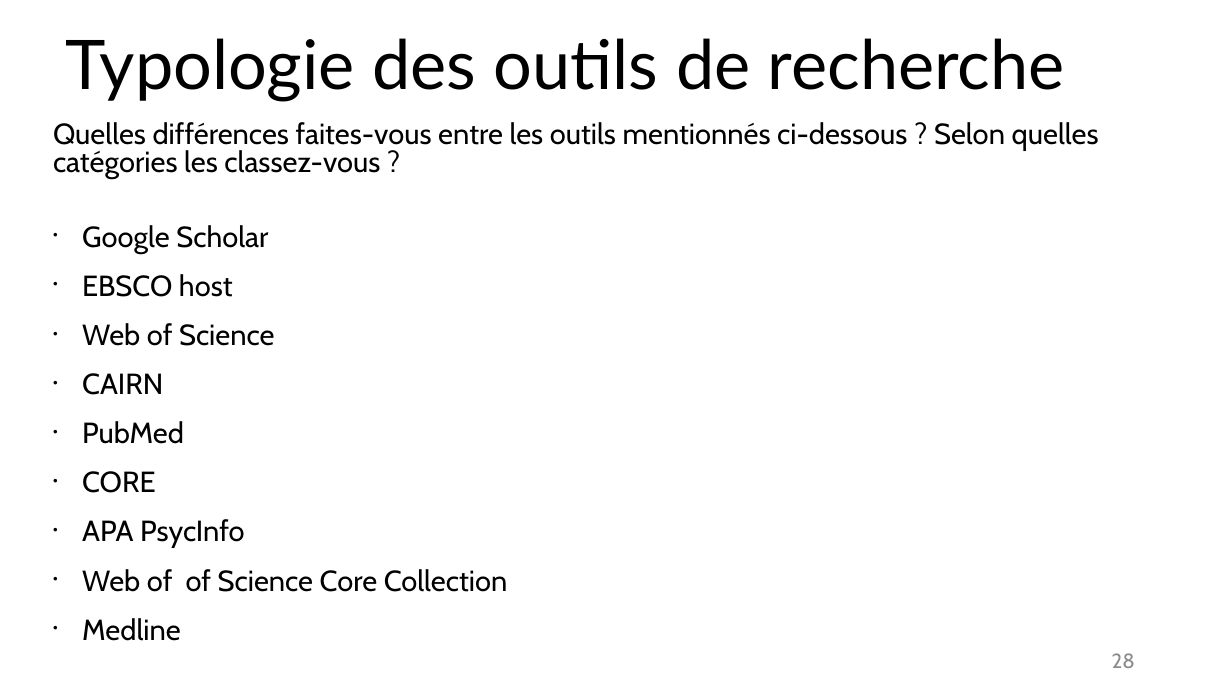
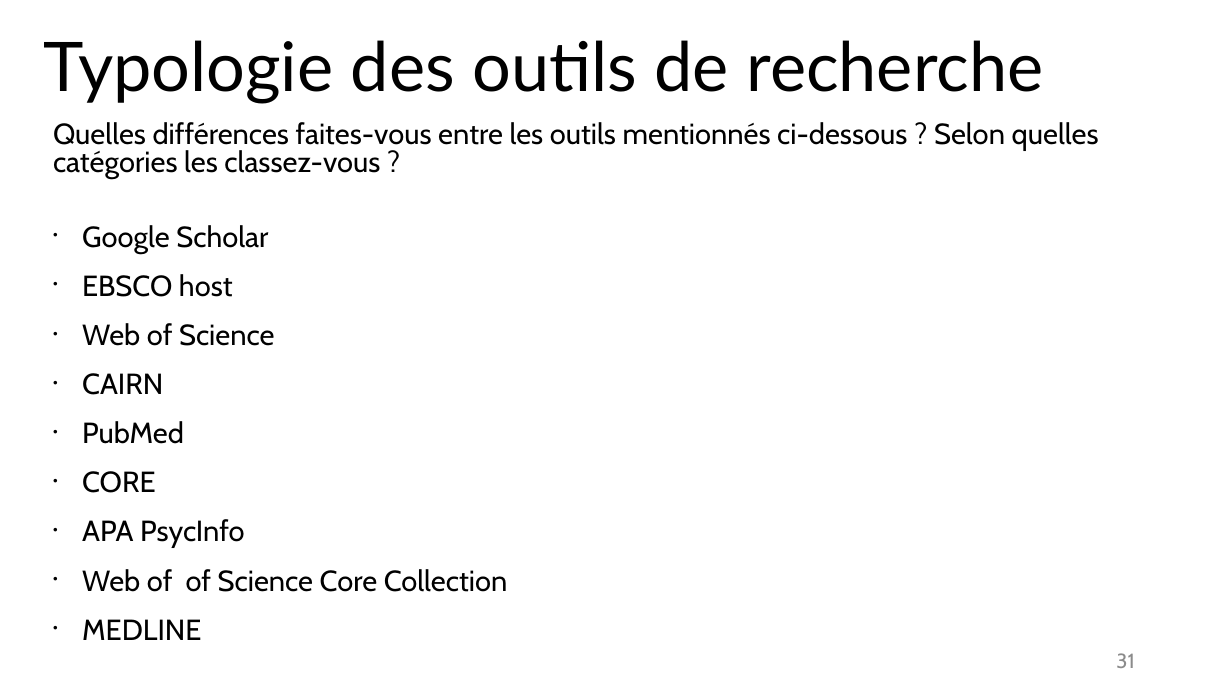
Before and after one commit to fflamerie/intro_revlit, a slide deck: slide 31 of docs/Intro_RevLit.odp (slide 28 before the commit). Drawn at 1232x693 pixels with LibreOffice and Linux fonts; fonts in the diff are those of the drawing. Boxes give left, top, right and bottom in pixels: in the first picture for what was removed or moved away, otherwise in the second. Text is boxed around its words. In the diff, an @@ line names an element or a change of style, - is before the commit and + after.

```diff
--- a/docs/Intro_RevLit.odp
+++ b/docs/Intro_RevLit.odp
@@ title "Typologie des outils de recherche": place and size @@
-title "Typologie des outils de recherche" at (65, 38, 1065, 102)
+title "Typologie des outils de recherche" at (44, 40, 1044, 104)
@@ text at (82, 619, 201, 640): text changed @@
-• Medline
+• MEDLINE
@@ page number at (1116, 653, 1134, 668): text changed @@
-28
+31
```
Also in this commit, not shown: 18 other slides changed, 8 slides added, 4 other files.
